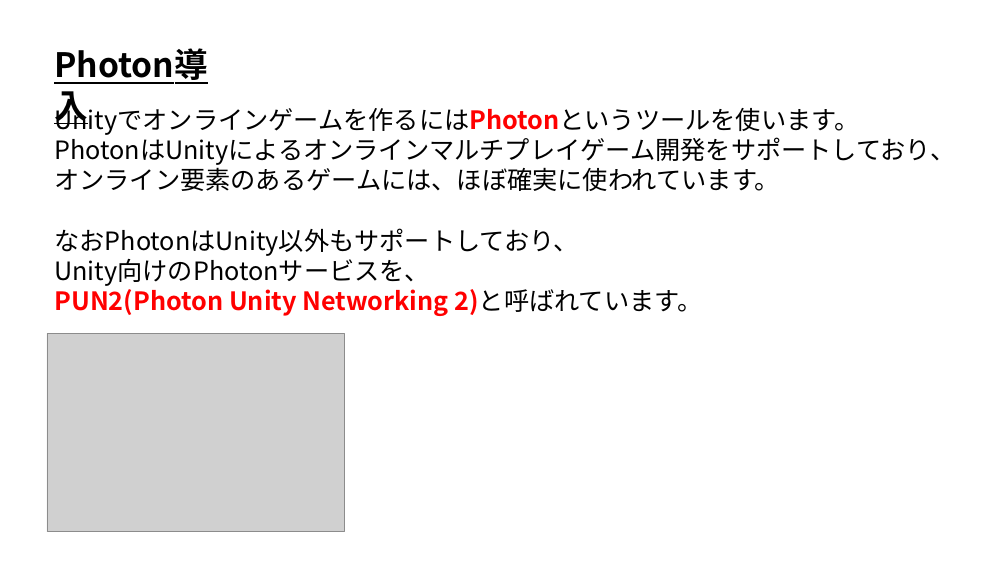
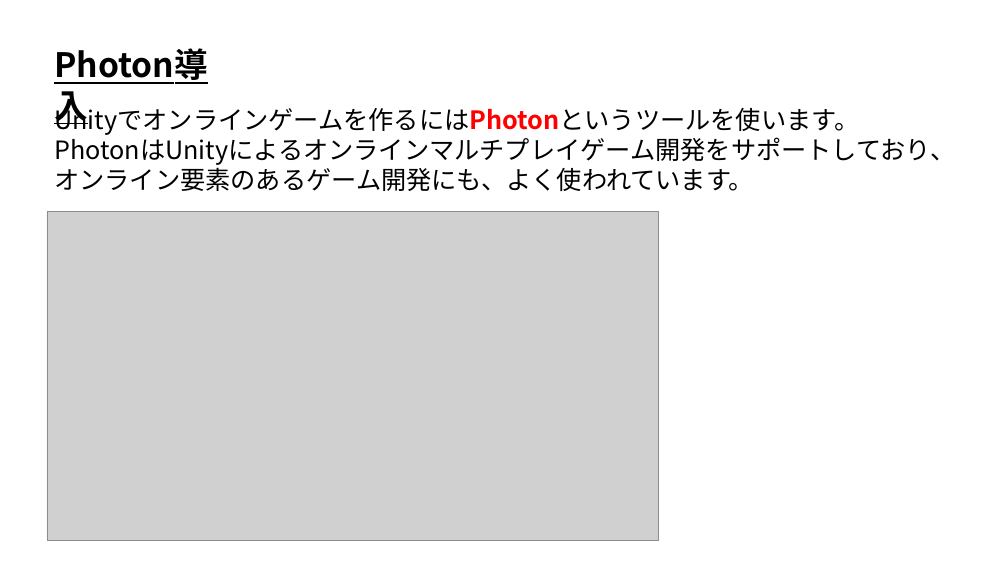
Before and after one commit to ArakiYusuke-Ohara/Textbook, a slide deck: slide 1 of ゲーム科3年/00_前期/オンラインゲームプログラミングⅡ/01_Photon導入.pptx. Drawn at 1008x567 pixels with LibreOffice and Linux fonts; fonts in the diff are those of the drawing; grey boxes stand for pictures. Boxes give left, top, right and bottom in pixels: in the first picture for what was removed or moved away, otherwise in the second. Text is boxed around its words. In the diff, an @@ line names an element or a change of style, - is before the commit and + after.

Commit message:
Photonのスライド一新

```diff
--- a/ゲーム科3年/00_前期/オンラインゲームプログラミングⅡ/01_Photon導入.pptx
+++ b/ゲーム科3年/00_前期/オンラインゲームプログラミングⅡ/01_Photon導入.pptx
@@ text at box(54, 164, 754, 191): text changed @@
-オンライン要素のあるゲームには、ほぼ確実に使われています。
-なおPhotonはUnity以外もサポートしており、
-Unity向けのPhotonサービスを、
-PUN2(Photon Unity Networking 2)と呼ばれています。
+オンライン要素のあるゲーム開発にも、よく使われています。
@@ picture added at box(47, 212, 659, 541) @@
@@ picture removed at box(47, 333, 345, 532) @@
```
Also in this commit, not shown: 4 other slides changed, 4 slides added, 3 slides removed, 8 other files.
